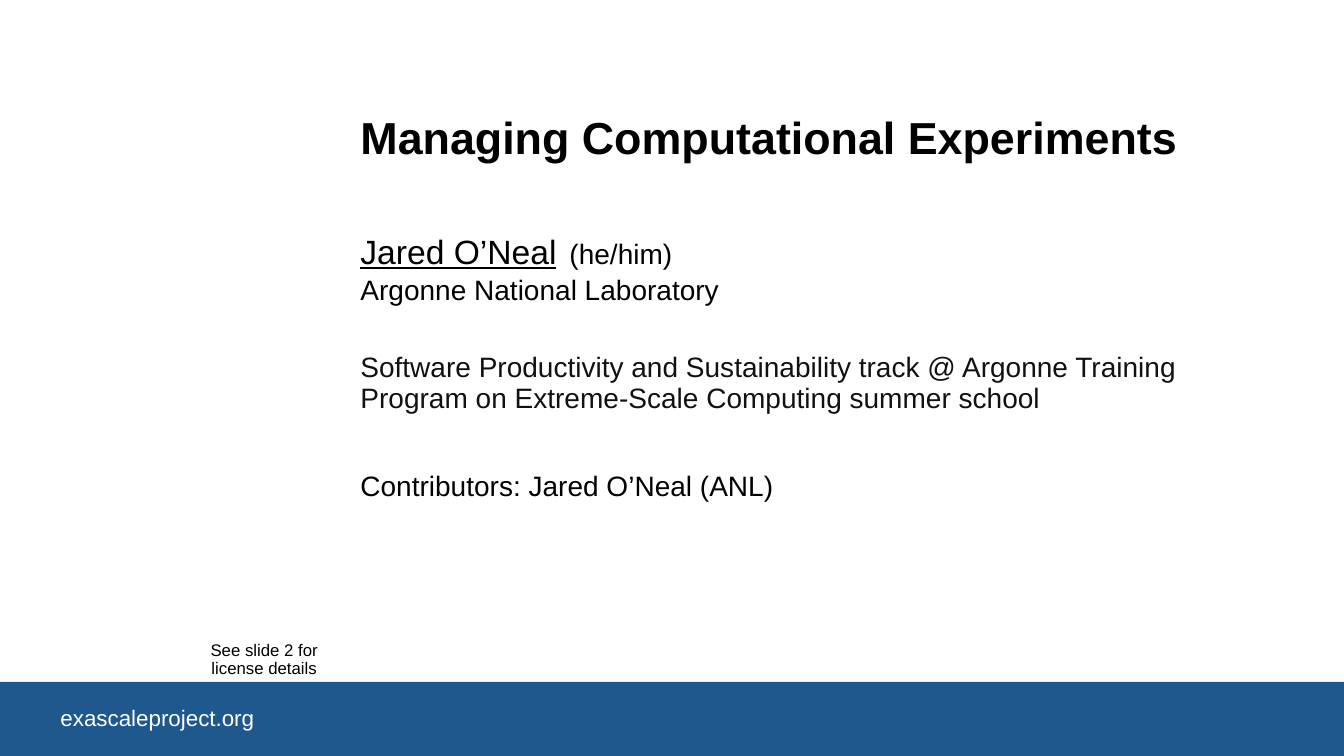
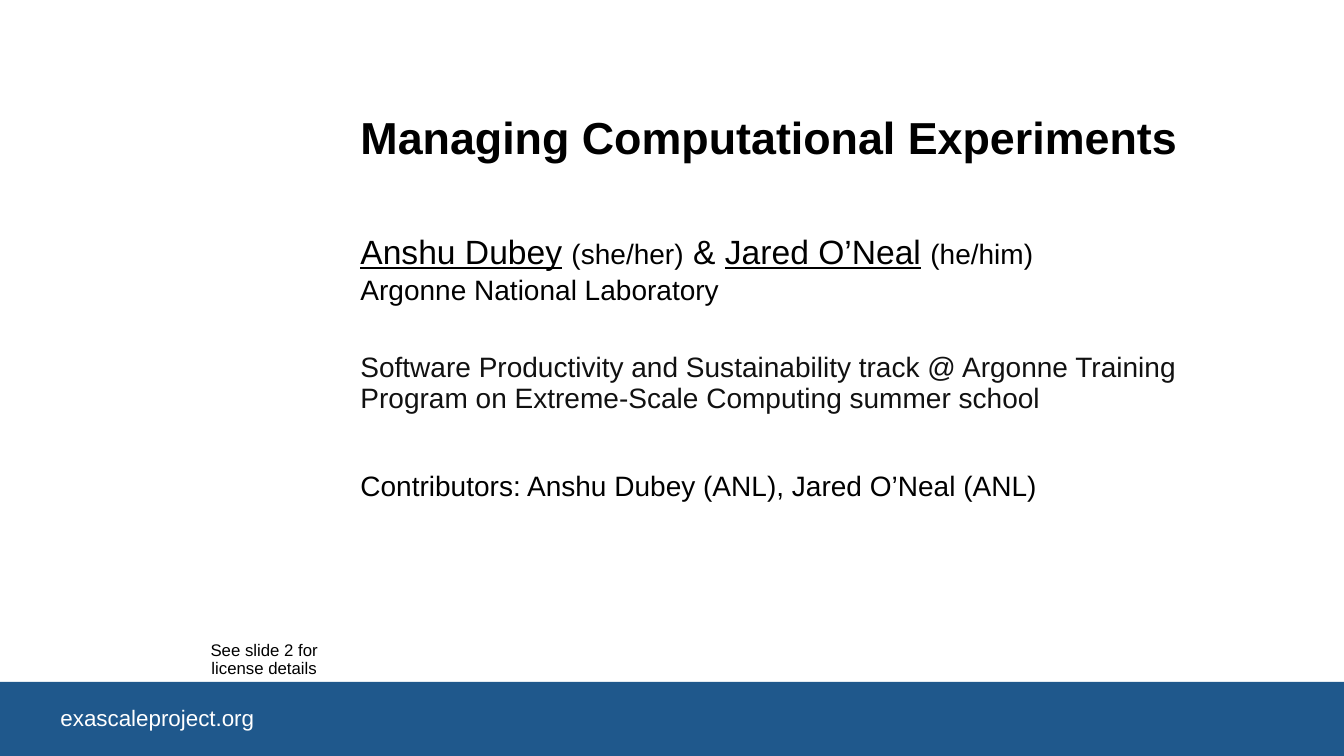
Before and after one commit to bssw-tutorial/presentations, a slide deck: slide 1 of computational-expts.pptx. Drawn at 1344x756 pixels with LibreOffice and Linux fonts; fonts in the diff are those of the drawing; background and template pictures are left out. Boxes give left, top, right and bottom in pixels: in the first picture for what was removed or moved away, otherwise in the second. Text is boxed around its words. In the diff, an @@ line names an element or a change of style, - is before the commit and + after.

Commit message:
(Issue #132) Rough skeleton of Jared's content.  This is likely too much content for 30 minutes.

```diff
--- a/computational-expts.pptx
+++ b/computational-expts.pptx
@@ text at <box>360,239,1033,271</box>: text changed @@
-Jared O’Neal
+Anshu Dubey (she/her) & Jared O’Neal (he/him)
@@ text removed at <box>569,243,672,269</box> @@
-(he/him)
@@ text at <box>360,475,1036,502</box>: text changed @@
-Contributors: Jared O’Neal (ANL)
+Contributors: Anshu Dubey (ANL), Jared O’Neal (ANL)
```
Also in this commit, not shown: 18 slides added.
